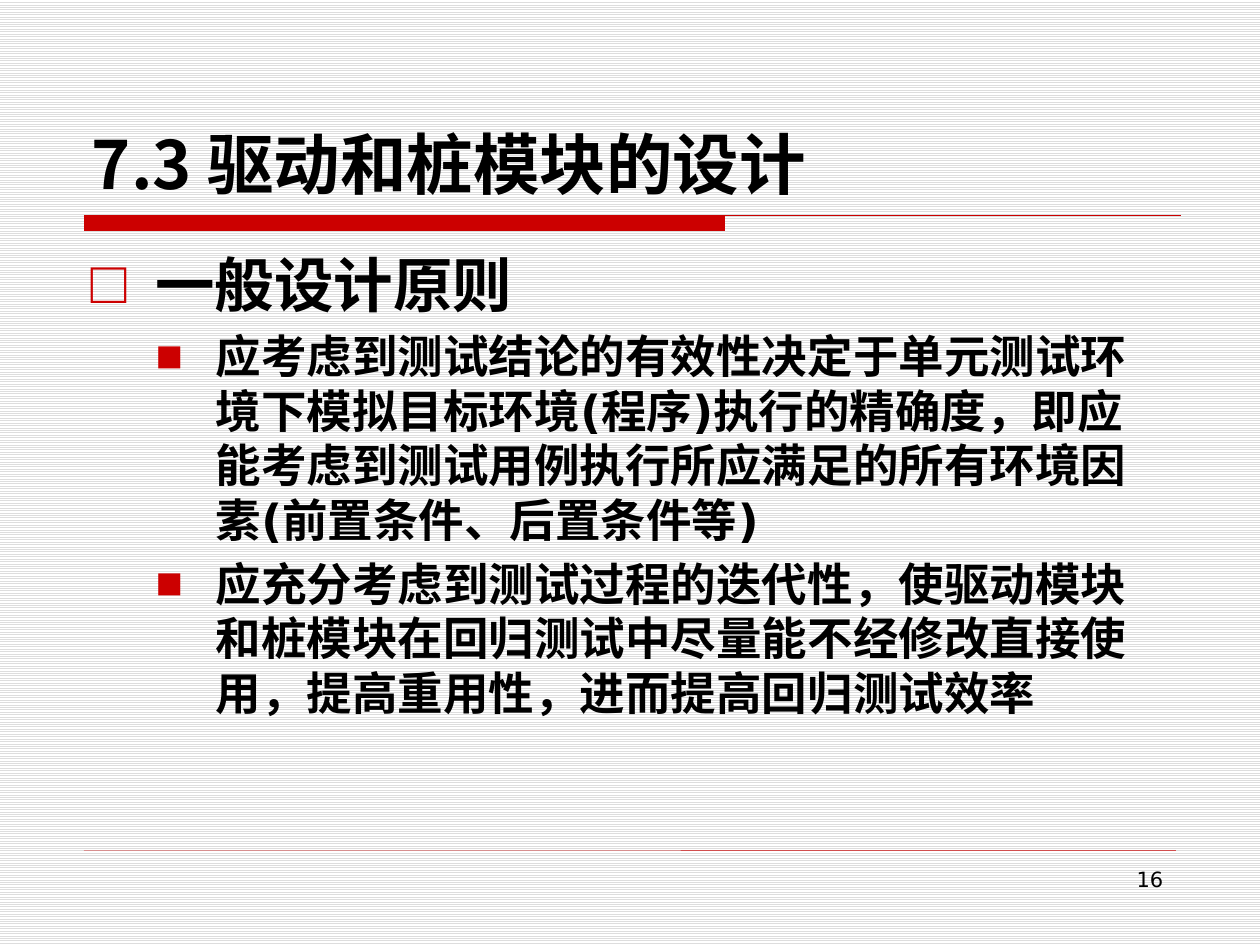
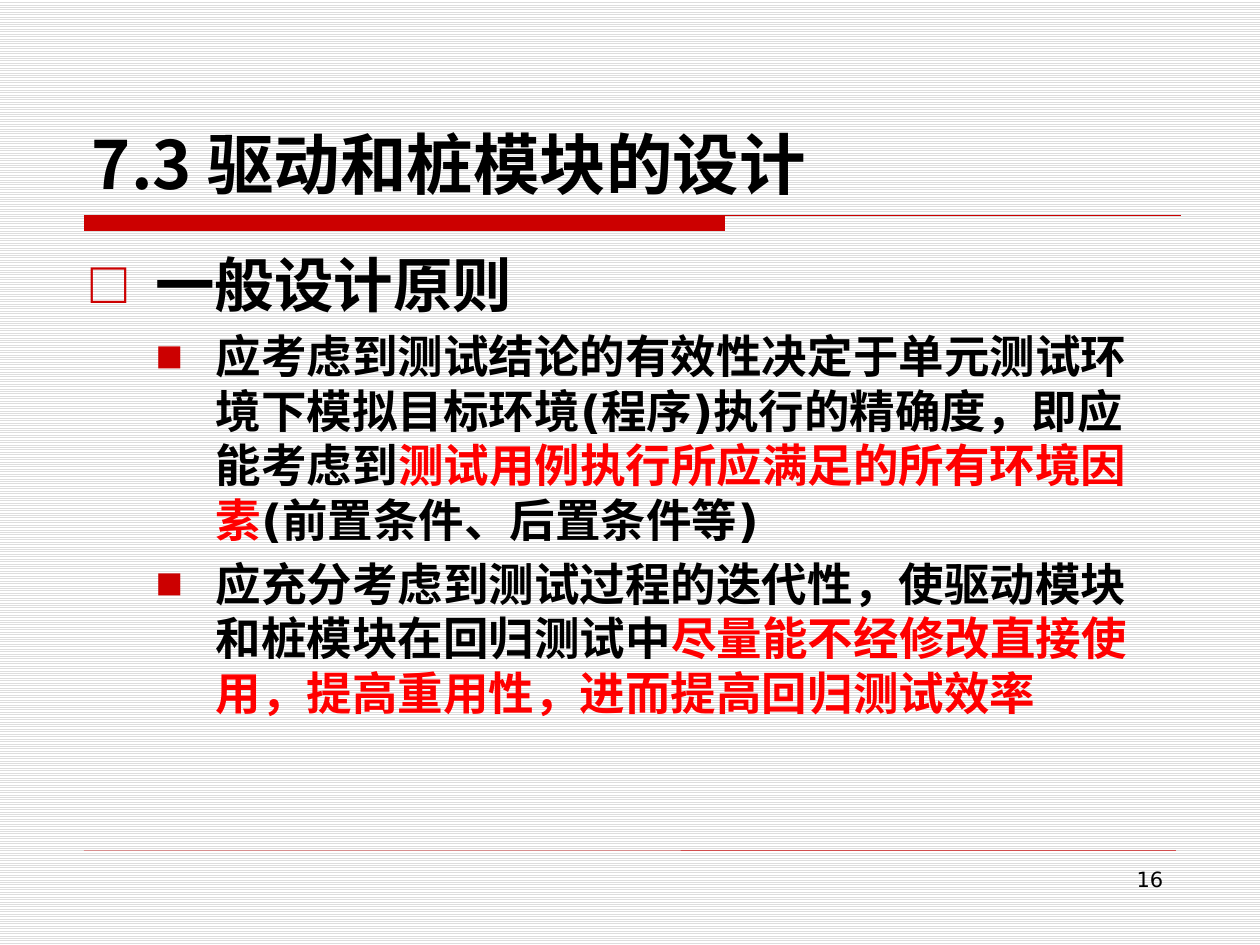
Before and after one commit to edu2act/course-foundation-software-tesing, a slide deck: slide 16 of PPT/第三部分 软件测试应用/7 单元测试.pptx. Drawn at 1260x945 pixels with LibreOffice and Linux fonts; fonts in the diff are those of the drawing. Boxes give left, top, right and bottom in pixels: in the first picture for what was removed or moved away, otherwise in the second. Text is boxed around its words. In the diff, an @@ line names an element or a change of style, - is before the commit and + after.

```diff
--- a/PPT/第三部分 软件测试应用/7 单元测试.pptx
+++ b/PPT/第三部分 软件测试应用/7 单元测试.pptx
@@ text at box(216, 334, 1127, 716): text colour #000000 to #FF0000 in "应考虑到测试结论的有效性决定于单元测试环境下模拟目标环境(程序)执行的精确度，即应能考虑到测试用例执行所应满足的所有环境 ...", "应充分考虑到测试过程的迭代性，使驱动模块和桩模块在回归测试中尽量能不经修改直接使用，提高重用性，进而提高回归测试效率" @@
```
Also in this commit, not shown: 2 other slides changed.
